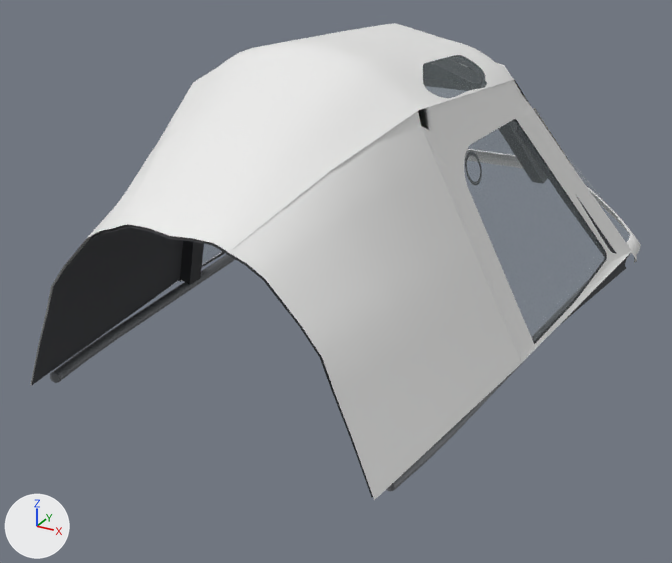
The glTF model blender/cab_cupula.glb, before and after one commit.
The view is the same before and after, from a 50 mm lens placed at (1.21, -4.04, 2.14), pointed at (-0.05, -1.75, 1.0). Lighting does not change. The marker at lower left points along +X, +Y and +Z. The older version comes first. Vertices at exactly the same position are counted once.

The first picture shows 'cupula_blanco', 'cupula_forro', 'cupula_jaula', 'cupula_marco', 'cupula_vidrio'.
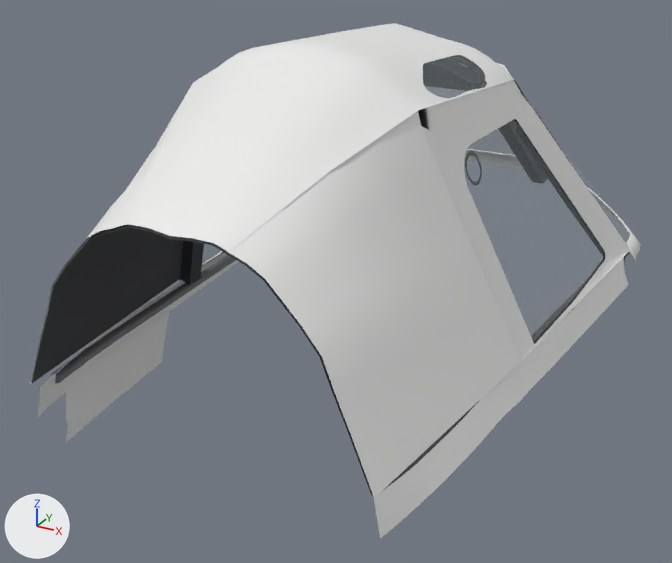
What differs and where, as boxes [x1, y1, x2, y2] in the pictures (672 x 563 px; the box of a moved part takes in the faces that stretch with it):
'cupula_blanco', reshaped (8% taller): before [30, 23, 641, 500]; after [30, 23, 641, 539]
'cupula_forro', reshaped: before [32, 197, 626, 497]; after [32, 224, 373, 496]
part 1 of me_cupula_blanco, added: after [374, 257, 628, 539]
part 2 of me_cupula_blanco, added: after [37, 253, 239, 418]
part 3 of me_cupula_blanco, added: after [66, 310, 170, 443]
part 4 of me_cupula_blanco, moved or reshaped (mostly hidden): before [30, 146, 207, 386]; after [30, 150, 221, 384]
part 5 of me_cupula_blanco, moved or reshaped: before [228, 108, 633, 500]; after [228, 108, 630, 498]
part 6 of me_cupula_forro, moved or reshaped: before [32, 197, 626, 497]; after [32, 234, 373, 496]

Diff of the bpy script that builds the scene:
```diff
--- a/blender/cab_cupula.glb.py
+++ b/blender/cab_cupula.glb.py
@@ me_cupula_blanco @@
 # used by ob_cupula_blanco; location = (0.0, 0.0, 0.0)
-me_cupula_blanco.from_pydata(...)  # 1114 vertices, 1858 faces; spans x -0.67..0.67, y -2.58..-0.68, z 0.88..1.75
+me_cupula_blanco.from_pydata(...)  # 1534 vertices, 2515 faces; spans x -0.69..0.67, y -2.58..-0.68, z 0.64..1.75
+# me_cupula_blanco part 1: a new loose piece of 155 vertices spanning x 0.5..0.67, y -2.58..-0.95, z 0.83..0.93, in mat_cab_blanco (white #ededec)
+# me_cupula_blanco part 2: a new loose piece of 155 vertices spanning x -0.69..-0.46, y -2.58..-0.95, z 0.83..0.93, in mat_cab_blanco (white #ededec)
+# me_cupula_blanco part 3: a new loose piece of 112 vertices spanning x -0.64..-0.54, y -2.42..-1.9, z 0.64..0.84, in mat_cab_blanco (white #ededec)
+# me_cupula_blanco part 4: 25 vertices moved from x -0.65..-0.23, y -2.44..-0.88, z 0.93..1.55 to x -0.65..-0.23, y -2.47..-0.88, z 0.93..1.55; 36 vertices removed from x -0.66..-0.35, y -2.0..-0.88, z 0.93..1.53; 35 vertices added at x -0.64..-0.36, y -1.98..-0.88, z 0.93..1.51
+# me_cupula_blanco part 5: 25 vertices moved from x 0.23..0.65, y -2.44..-0.88, z 0.93..1.55 to x 0.23..0.65, y -2.47..-0.88, z 0.93..1.55; 23 vertices removed from x 0.35..0.66, y -2.0..-0.88, z 0.93..1.53; 22 vertices added at x 0.36..0.64, y -1.98..-0.88, z 0.93..1.51
 me_cupula_blanco.materials.append(mat_cab_blanco)
@@ me_cupula_forro @@
 # used by ob_cupula_forro; location = (0.0, 0.0, 0.0)
-me_cupula_forro.from_pydata(...)  # 802 vertices, 1310 faces; spans x -0.66..0.66, y -2.58..-0.94, z 0.89..1.75
+me_cupula_forro.from_pydata(...)  # 800 vertices, 1307 faces; spans x -0.63..0.63, y -2.58..-0.98, z 0.93..1.75
+# me_cupula_forro part 6
+# 33 vertices are removed from x -0.66..0.66, y -1.92..-0.94, z 0.89..1.5
+# 115 faces are deleted
+# 40 vertices move from x -0.61..0.6, y -2.44..-1.08, z 0.93..1.55 to x -0.6..0.6, y -2.47..-1.08, z 0.94..1.55
+# 31 vertices are added at x -0.63..0.63, y -1.92..-0.98, z 0.93..1.49
+# 112 new faces join them
 me_cupula_forro.materials.append(mat_cab_forro)
```
